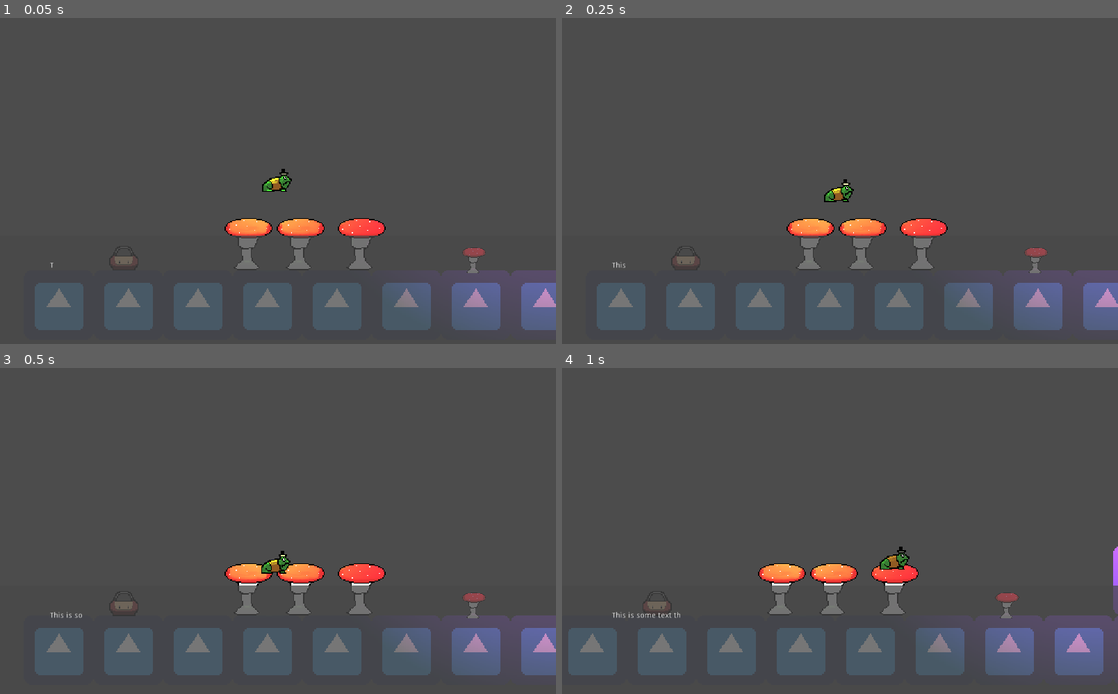
Above: before the commit, frames 1-4 (two rows, left to right).
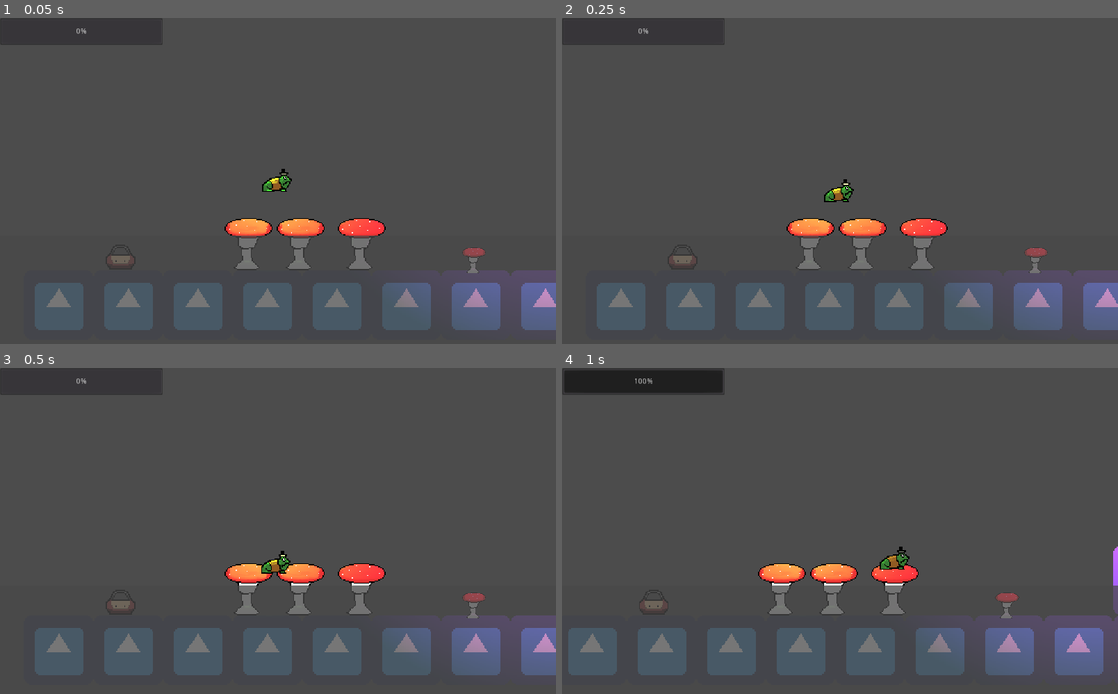
Above: after the commit, the same moments.

Repository: Binasaurus-Hex/Detective-LeapFrog
Game: Godot game, scene res://src/Levels/Level.tscn
The game is run twice, just before and just after one commit, with the same random seed, the same clock (stepped at 60 frames per second) and the same inputs. The engine's default icon, where the game draws it, is replaced by a stand-in: a white triangle on a blue panel in a dark square.
Inputs:
- Up to frame 1 (0.05 s): no input
- Up to frame 2 (0.25 s): no input
- Up to frame 3 (0.5 s): no input
- Up to frame 4 (1 s): hold D (moveRight) from 0.53 s (still down); hold Space (leap) from 0.53 s (still down); tap W (jump) at 0.77 s; tap E (interact, bound only after the commit) at 0.8 s

The runs differ from the first frame. In frame 1, 0.2% of the frame differs, in the area x 0-30%, y 0-77%; in frame 2, 0.2%; in frame 3, 0.3%; in frame 4, 2.3%.

Commit message:
added more UI stuff and fixed interaction system

Diff:
--- a/project.godot
+++ b/project.godot
@@ -9,25 +9,37 @@
 config_version=4
 
 _global_script_classes=[ {
-"base": "KinematicBody2D",
-"class": "DetectiveFrog",
-"language": "GDScript",
-"path": "res://src/Characters/DetectiveFrog/DetectiveFrog.gd"
-}, {
 "base": "NinePatchRect",
 "class": "DialogueBox",
 "language": "GDScript",
 "path": "res://src/UI/DialogueBox.gd"
 }, {
 "base": "Node",
+"class": "DialogueRadio",
+"language": "GDScript",
+"path": "res://src/Dialogue/DialogueRadio.gd"
+}, {
+"base": "StaticBody2D",
+"class": "Interactable",
+"language": "GDScript",
+"path": "res://src/Interactables/Interactable.gd"
+}, {
+"base": "Node",
 "class": "LeapController",
 "language": "GDScript",
 "path": "res://src/Characters/DetectiveFrog/LeapController.gd"
+}, {
+"base": "KinematicBody2D",
+"class": "Player",
+"language": "GDScript",
+"path": "res://src/Characters/DetectiveFrog/Player.gd"
 } ]
 _global_script_class_icons={
-"DetectiveFrog": "",
 "DialogueBox": "",
-"LeapController": ""
+"DialogueRadio": "",
+"Interactable": "",
+"LeapController": "",
+"Player": ""
 }
 
 [application]
@@ -35,6 +47,10 @@
 config/name="Detective-LeapFrog"
 run/main_scene="res://src/Levels/Level.tscn"
 config/icon="res://icon.png"
+
+[autoload]
+
+Events="*res://src/Events.gd"
 
 [display]
 
@@ -66,6 +82,12 @@
 , Object(InputEventJoypadButton,"resource_local_to_scene":false,"resource_name":"","device":-1,"button_index":1,"pressure":0.0,"pressed":false,"script":null)
  ]
 }
+interact={
+"deadzone": 0.5,
+"events": [ Object(InputEventKey,"resource_local_to_scene":false,"resource_name":"","device":0,"alt":false,"shift":false,"control":false,"meta":false,"command":false,"pressed":false,"scancode":69,"unicode":0,"echo":false,"script":null)
+, Object(InputEventJoypadButton,"resource_local_to_scene":false,"resource_name":"","device":0,"button_index":2,"pressure":0.0,"pressed":false,"script":null)
+ ]
+}
 
 [rendering]
 
--- a/src/Characters/DetectiveFrog/LeapController.gd
+++ b/src/Characters/DetectiveFrog/LeapController.gd
@@ -3,7 +3,7 @@
 class_name LeapController
 
 export var maxLeap:float = 200
-export var leapGain:float = 10
+export var leapGain:float = 5
 var _charge:float
 var _isOnFloor:bool
 
@@ -12,13 +12,15 @@
 	charge()
 	if isReady():
 		return release()
-	else:
-		return 0.0
+	elif Input.is_action_just_released("leap"):
+		release()
+	return 0.0
 
 func charge() -> void:
 	if Input.is_action_pressed("leap"):
 		_charge += leapGain
 	_charge = clamp(_charge,0,maxLeap)
+	Events.emit_signal("leap_set",_charge)
 
 func release() -> float:
 	var output = _charge
--- a/src/Characters/DetectiveFrog/DetectiveFrog.gd
+++ b/src/Characters/DetectiveFrog/Player.gd
@@ -1,6 +1,6 @@
 extends KinematicBody2D
 
-class_name DetectiveFrog
+class_name Player
 
 export var movementSpeed:float = 200
 export var jumpSpeed:float = 200
@@ -13,13 +13,19 @@
 	RIGHT = 1
 }
 var direction:int = Direction.RIGHT
+var _interactable:Interactable
+var canMove = true
 
 # Called when the node enters the scene tree for the first time.
 func _ready() -> void:
+	add_to_group("player")
 	pass # Replace with function body.
 
 func _physics_process(delta: float) -> void:
-	var inputDir:Vector2 = getInput()
+	if !canMove:
+		return
+	getInput()
+	var inputDir:Vector2 = getMovementInput()
 	var jumpInterrupted:bool = isJumpInterruped(velocity)
 	var leapVelocity:float = leapController.get_velocity(is_on_floor())
 	var new_velocity = getPlayerVelocity(inputDir,velocity,Vector2(movementSpeed,jumpSpeed),jumpInterrupted,leapVelocity,is_on_floor())
@@ -64,13 +70,23 @@
 
 
 
-func getInput() -> Vector2:
+func getMovementInput() -> Vector2:
 	var horizontal:float = Input.get_action_strength("moveRight") - Input.get_action_strength("moveLeft")
 	var vertical:float = -1 if Input.get_action_strength("jump") and is_on_floor() else 0.0
 	return Vector2(horizontal,vertical)
+
+func getInput() -> void:
+	if Input.is_action_just_pressed("interact") and _interactable != null:
+		_interactable.action(self)
 
 func isJumpInterruped(velocity:Vector2) -> bool:
 	return Input.is_action_just_released("jump") and velocity.y < 0.0
 
 func setAnimation(direction:int) -> void:
 	sprite.scale = Vector2(direction,1)
+
+func on_interactable_entered(interactable:Interactable) -> void:
+	_interactable = interactable
+
+func on_interactable_exited() -> void:
+	_interactable = null
--- a/src/Characters/DetectiveFrog/DetectiveFrog.tscn
+++ b/src/Characters/DetectiveFrog/Player.tscn
@@ -1,14 +1,13 @@
 [gd_scene load_steps=6 format=2]
 
 [ext_resource path="res://assets/frog/frogUnshaded.png" type="Texture" id=1]
-[ext_resource path="res://src/Characters/DetectiveFrog/DetectiveFrog.gd" type="Script" id=2]
+[ext_resource path="res://src/Characters/DetectiveFrog/Player.gd" type="Script" id=2]
 [ext_resource path="res://src/Characters/DetectiveFrog/LeapController.gd" type="Script" id=3]
 [ext_resource path="res://assets/frog/New Piskel-1.png (4)-1.png_n.png" type="Texture" id=4]
 
-
 [sub_resource type="CircleShape2D" id=1]
 
-[node name="DetectiveFrog" type="KinematicBody2D"]
+[node name="Player" type="KinematicBody2D"]
 script = ExtResource( 2 )
 
 [node name="CollisionShape2D" type="CollisionShape2D" parent="."]
--- a/src/Dialogue/DialogueRadio.gd
+++ b/src/Dialogue/DialogueRadio.gd
@@ -1,8 +1,11 @@
 extends Node
+
+class_name DialogueRadio
 
 signal dialogue_sent(dialogue)
 func _ready() -> void:
+	add_to_group("radio")
 	pass
 
-func send_dialogue(dialog:String)->void:
-	emit_signal("dialogue_sent",dialog)
+func send_dialogue(dialogue:String)->void:
+	Events.emit_signal("send_dialogue",dialogue)
--- /dev/null
+++ b/src/Events.gd
@@ -0,0 +1,4 @@
+extends Node
+
+signal send_dialogue(dialogue)
+signal leap_set(value)
--- /dev/null
+++ b/src/Interactables/Interactable.gd
@@ -0,0 +1,24 @@
+extends StaticBody2D
+
+class_name Interactable
+
+onready var dialogueRadio:DialogueRadio = $DialogueRadio
+onready var area:Area2D = $Area2D
+var player
+
+func _ready() -> void:
+	area.connect("body_entered",self,"_on_body_entered")
+	area.connect("body_exited",self,"_on_body_exited")
+	pass
+
+
+func _on_body_entered(body:Node) -> void:
+	if body.is_in_group("player"):
+		body.on_interactable_entered(self)
+
+func _on_body_exited(body:Node) -> void:
+	if body.is_in_group("player"):
+		body.on_interactable_exited()
+
+func action(player):
+	pass
--- a/src/Interactables/Interactable.tscn
+++ /dev/null
@@ -1,11 +0,0 @@
-[gd_scene load_steps=2 format=2]
-
-[sub_resource type="RectangleShape2D" id=1]
-extents = Vector2( 13, 8 )
-
-[node name="Interactable" type="StaticBody2D"]
-
-[node name="CollisionShape2D" type="CollisionShape2D" parent="."]
-shape = SubResource( 1 )
-
-[node name="Sprite" type="Sprite" parent="."]
--- /dev/null
+++ b/src/Interactables/Items/Handbag.gd
@@ -0,0 +1,8 @@
+extends Interactable
+
+
+func _ready() -> void:
+	pass
+
+func action(player) -> void:
+	dialogueRadio.send_dialogue("This is a handbag")
--- a/src/Interactables/Items/Handbag.tscn
+++ b/src/Interactables/Items/Handbag.tscn
@@ -1,10 +1,30 @@
-[gd_scene load_steps=3 format=2]
+[gd_scene load_steps=6 format=2]
 
-[ext_resource path="res://src/Interactables/Interactable.tscn" type="PackedScene" id=1]
+[ext_resource path="res://src/Interactables/Items/Handbag.gd" type="Script" id=1]
 [ext_resource path="res://assets/items/handbag.png" type="Texture" id=2]
+[ext_resource path="res://src/Dialogue/DialogueRadio.tscn" type="PackedScene" id=3]
 
-[node name="Handbag" instance=ExtResource( 1 )]
+[sub_resource type="RectangleShape2D" id=1]
+extents = Vector2( 13, 7 )
 
-[node name="Sprite" parent="." index="1"]
-position = Vector2( 0, -5 )
+[sub_resource type="RectangleShape2D" id=2]
+extents = Vector2( 42, 12 )
+
+[node name="Handbag" type="StaticBody2D"]
+script = ExtResource( 1 )
+
+[node name="Sprite" type="Sprite" parent="."]
 texture = ExtResource( 2 )
+
+[node name="CollisionShape2D" type="CollisionShape2D" parent="."]
+position = Vector2( 0, 6 )
+shape = SubResource( 1 )
+
+[node name="Area2D" type="Area2D" parent="."]
+
+[node name="CollisionShape2D" type="CollisionShape2D" parent="Area2D"]
+modulate = Color( 0.180392, 0.67451, 0.14902, 1 )
+position = Vector2( 0, 2 )
+shape = SubResource( 2 )
+
+[node name="DialogueRadio" parent="." instance=ExtResource( 3 )]
--- a/src/Levels/Level.tscn
+++ b/src/Levels/Level.tscn
@@ -1,6 +1,6 @@
 [gd_scene load_steps=9 format=2]
 
-[ext_resource path="res://src/Characters/DetectiveFrog/DetectiveFrog.tscn" type="PackedScene" id=1]
+[ext_resource path="res://src/Characters/DetectiveFrog/Player.tscn" type="PackedScene" id=1]
 [ext_resource path="res://src/Environment/ToadStool.tscn" type="PackedScene" id=2]
 [ext_resource path="res://icon.png" type="Texture" id=3]
 [ext_resource path="res://assets/light.png" type="Texture" id=4]
@@ -89,13 +89,15 @@
 range_height = 1.0
 shadow_enabled = true
 
+[node name="Handbag" parent="." instance=ExtResource( 6 )]
+position = Vector2( -167, 18 )
+
 [node name="DetectiveFrog" parent="." instance=ExtResource( 1 )]
 position = Vector2( -22, -50 )
 
-[node name="CanvasLayer" type="CanvasLayer" parent="."]
+[node name="Screen" type="CanvasLayer" parent="."]
 
-[node name="UI" parent="CanvasLayer" instance=ExtResource( 5 )]
+[node name="UI" parent="Screen" instance=ExtResource( 5 )]
 margin_bottom = 2.0
 
-[node name="Handbag" parent="." instance=ExtResource( 6 )]
-position = Vector2( -164, 24 )
+[editable path="Handbag"]
--- a/src/UI/DialogueBox.gd
+++ b/src/UI/DialogueBox.gd
@@ -5,8 +5,8 @@
 onready var _text:RichTextLabel = $Text
 
 func _ready() -> void:
+	Events.connect("send_dialogue",self,"setBuffer",[20])
 	_text.text = ""
-	setBuffer("This is some text that i want to type",20)
 	pass
 
 func setBuffer(text:String,speed:float) -> void:
--- /dev/null
+++ b/src/UI/LeapBar.gd
@@ -0,0 +1,9 @@
+extends ProgressBar
+
+
+func _ready() -> void:
+	Events.connect("leap_set",self,"set_progress")
+	pass
+
+func set_progress(value):
+	self.value = value
--- /dev/null
+++ b/src/UI/LeapBar.tscn
@@ -0,0 +1,12 @@
+[gd_scene load_steps=2 format=2]
+
+[ext_resource path="res://src/UI/LeapBar.gd" type="Script" id=1]
+
+[node name="ProgressBar" type="ProgressBar"]
+margin_right = 4.0
+margin_bottom = 14.0
+rect_min_size = Vector2( 300, 50 )
+script = ExtResource( 1 )
+__meta__ = {
+"_edit_use_anchors_": false
+}
--- a/src/UI/UI.tscn
+++ b/src/UI/UI.tscn
@@ -1,7 +1,8 @@
-[gd_scene load_steps=3 format=2]
+[gd_scene load_steps=4 format=2]
 
 [ext_resource path="res://assets/UI/New Piskel-1.png (8).png" type="Texture" id=1]
 [ext_resource path="res://src/UI/DialogueBox.gd" type="Script" id=2]
+[ext_resource path="res://src/UI/LeapBar.tscn" type="PackedScene" id=3]
 
 [node name="UI" type="Control"]
 anchor_right = 1.0
@@ -38,4 +39,9 @@
 }
 
 [node name="Timer" type="Timer" parent="DialogueBox"]
+
+[node name="ProgressBar" parent="." instance=ExtResource( 3 )]
+margin_right = 300.0
+margin_bottom = 50.0
+value = 50.0
 [connection signal="timeout" from="DialogueBox/Timer" to="DialogueBox" method="_on_Timer_timeout"]
